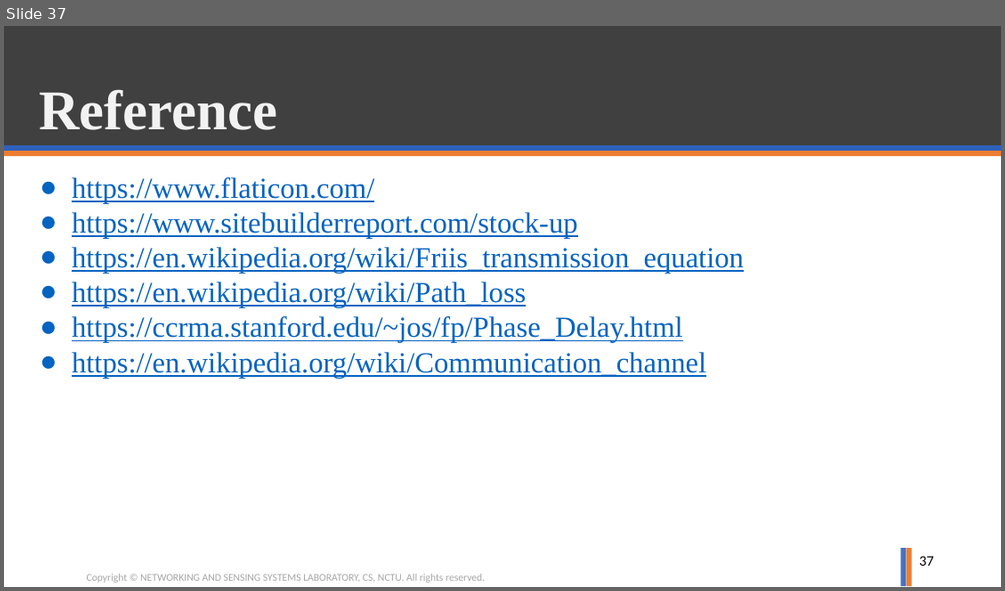
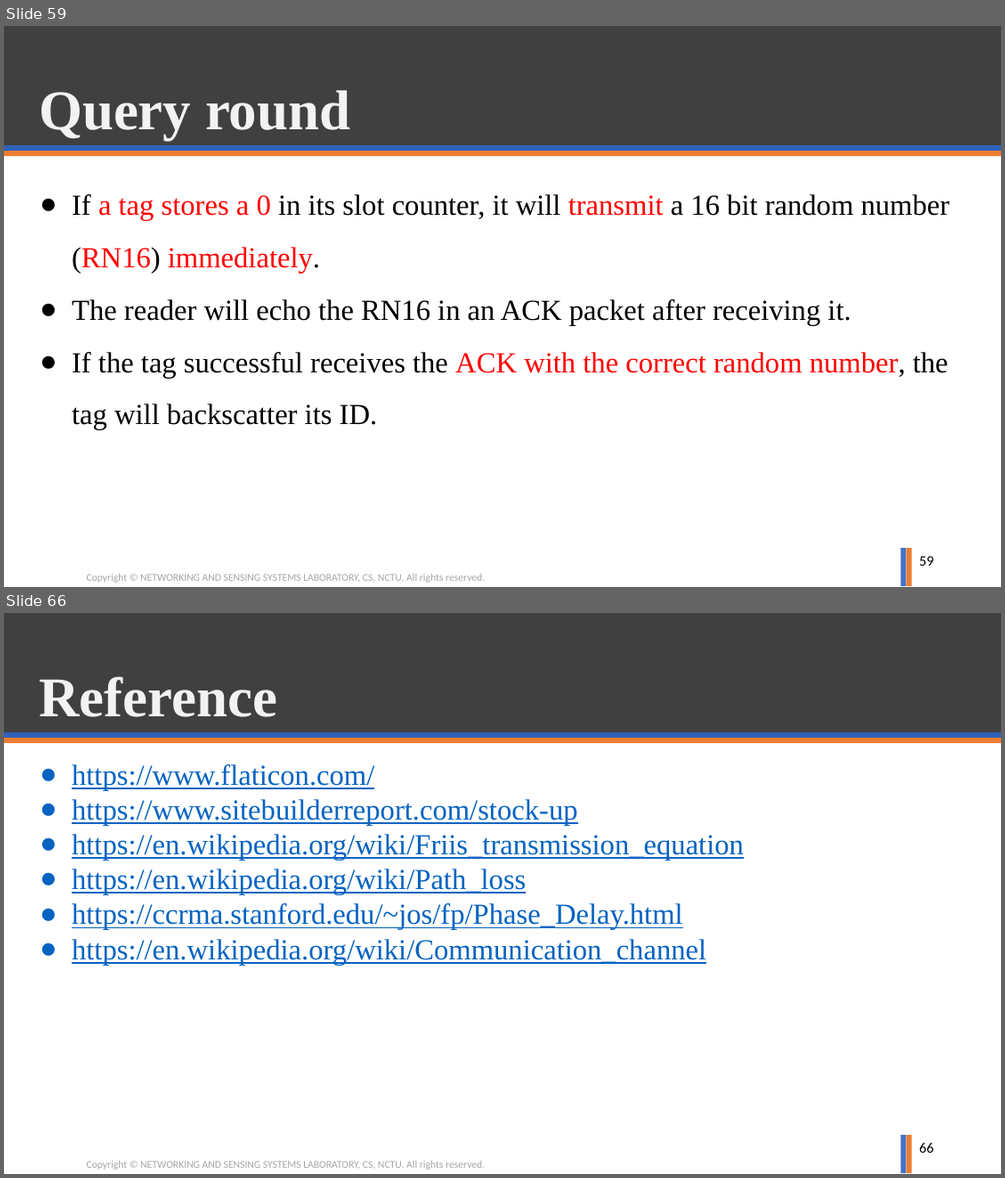
Before and after one commit to ghostkingwilly/Signal_Training_Freshman, a slide deck: Freshman_Training.pptx. Shown one above the other, each under a label of ours: slide 37 before the commit, slides 59 and 66 after it; the slides between them are not shown. The pictures are 1005x591 and 1005x1178 pixels, drawn with LibreOffice and Linux fonts; fonts in the diff are those of the drawing; background and template pictures are left out. Boxes give left, top, right and bottom in pixels: in the first picture for what was removed or moved away, otherwise in the second. Text is boxed around its words. In the diff, an @@ line names an element or a change of style, - is before the commit and + after.

```diff
--- a/Freshman_Training.pptx
+++ b/Freshman_Training.pptx
@@ slide 59 added at <box>4,26,1001,587</box>, background #FFFFFF; not listed: 6 template elements that a slide beside it also shows @@
@@ title added at <box>39,90,350,140</box>, 54 pt, text #F2F2F2, bold @@
+Query round
@@ text added at <box>72,194,950,430</box>, 28 pt, text #000000 @@
+● If a tag stores a 0 in its slot counter, it will transmit a 16 bit random number (RN16) immediately.
+● The reader will echo the RN16 in an ACK packet after receiving it.
+● If the tag successful receives the ACK with the correct random number, the tag will backscatter its ID.
@@ page number added at <box>919,556,934,565</box>, 14 pt, text #000000 @@
+59
@@ what was slide 37 is now slide 66 @@
@@ page number at <box>919,1143,934,1152</box>: text changed @@
-37
+66
```
Also in this commit, not shown: 29 other slides added, 1 slide removed.
